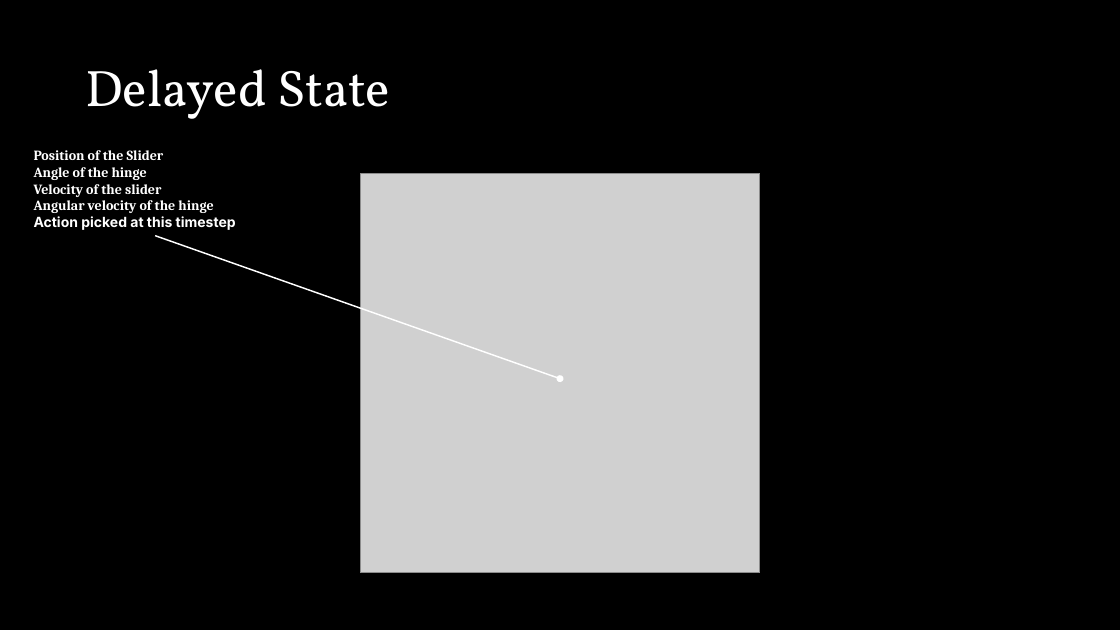
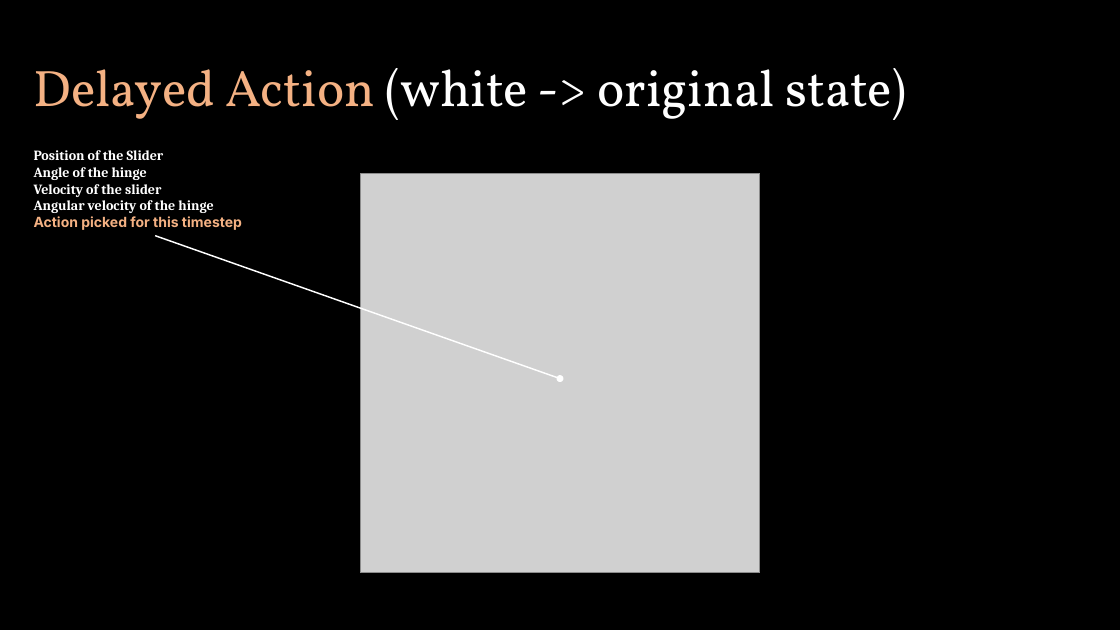
Before and after one commit to miracleyoo/TD3, a slide deck: slide 15 of documents/Real-time Quicknets.pptx. Drawn at 1120x630 pixels with LibreOffice and Linux fonts; fonts in the diff are those of the drawing; grey boxes stand for pictures. Boxes give left, top, right and bottom in pixels: in the first picture for what was removed or moved away, otherwise in the second. Text is boxed around its words. In the diff, an @@ line names an element or a change of style, - is before the commit and + after.

```diff
--- a/documents/Real-time Quicknets.pptx
+++ b/documents/Real-time Quicknets.pptx
@@ title at (34, 68, 907, 120): text changed @@
-Delayed State
+Delayed Action (white -> original state)
@@ text at (34, 216, 242, 230): text changed; text colour #FFFFFF to #F4B183 @@
-Action picked at this timestep
+Action picked for this timestep
```
Also in this commit, not shown: 2 other slides changed, 2 slides added, 1 slide removed, 1 other file.
